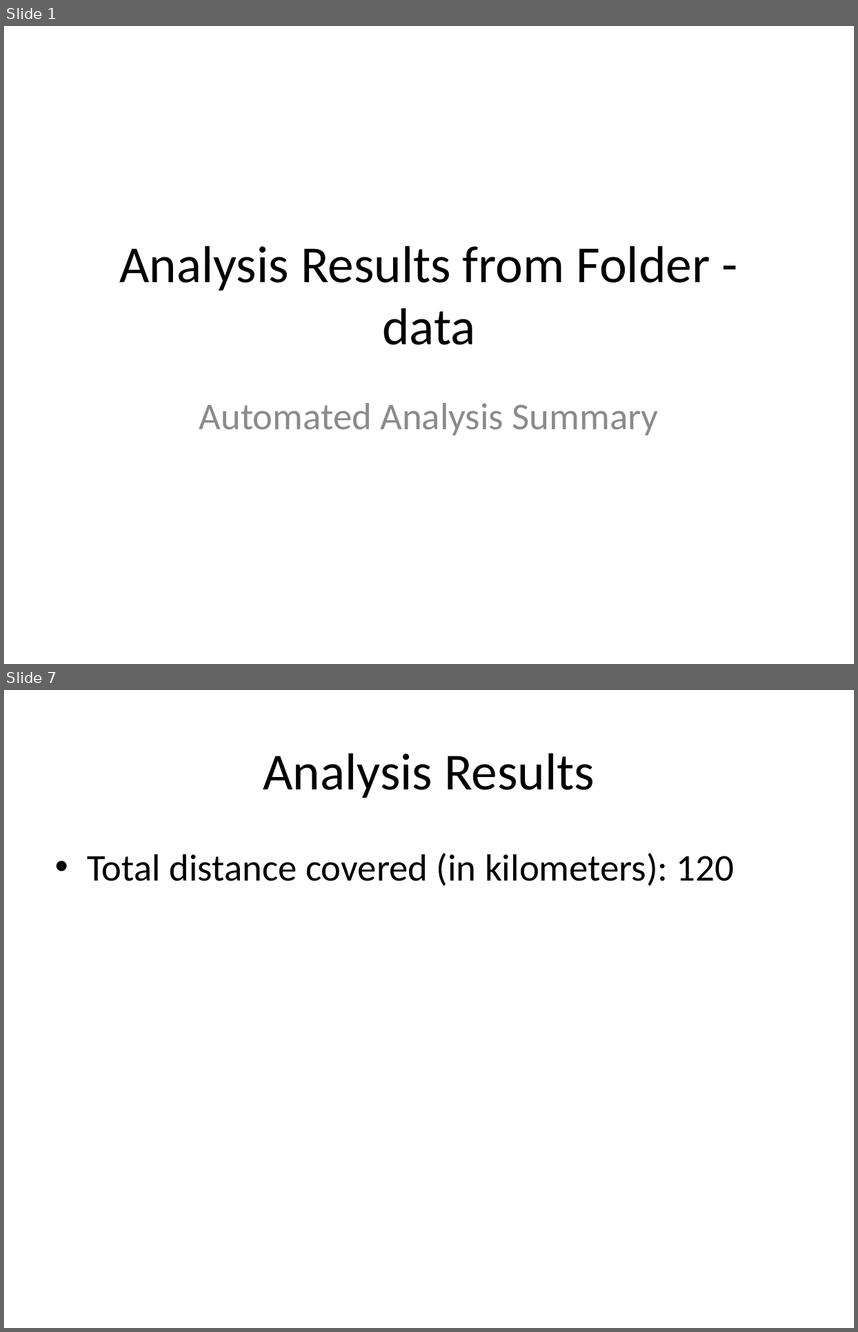
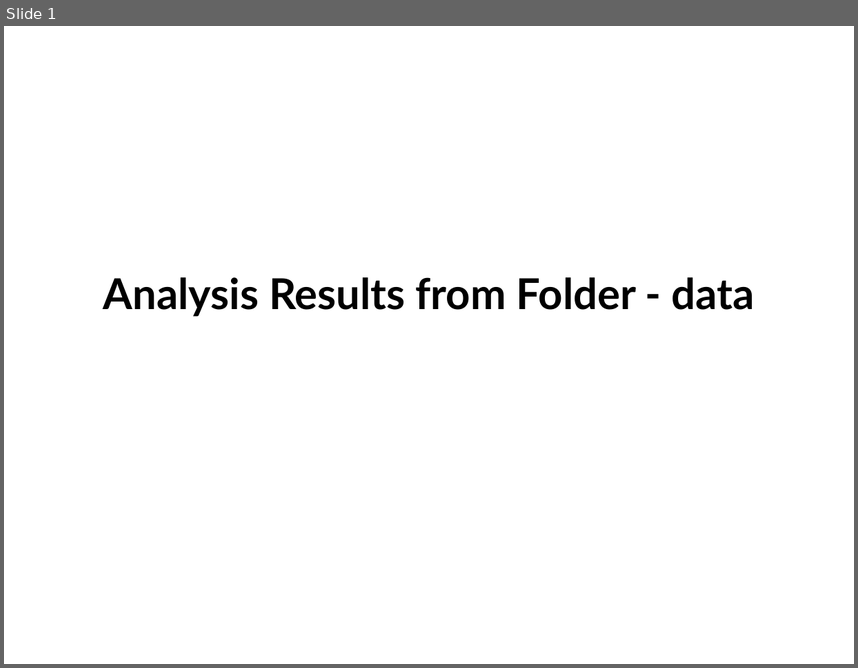
Before and after one commit to annmonrajijames/Automationdashboard, a slide deck: lectrix_internship/work/Automationdashboard/data/analysis_data.pptx. Shown one above the other, each under a label of ours: slides 1 and 7 before the commit, slide 1 after it; the slides between them are not shown. The pictures are 858x1332 and 858x668 pixels, drawn with LibreOffice and Linux fonts; fonts in the diff are those of the drawing. Boxes give left, top, right and bottom in pixels: in the first picture for what was removed or moved away, otherwise in the second. Text is boxed around its words. In the diff, an @@ line names an element or a change of style, - is before the commit and + after.

```diff
--- a/lectrix_internship/work/Automationdashboard/data/analysis_data.pptx
+++ b/lectrix_internship/work/Automationdashboard/data/analysis_data.pptx
@@ slide 7 removed at (4,690,854,1328), background #FFFFFF @@
@@ title removed at (263,753,595,798) @@
-Analysis Results
@@ text removed at (87,853,734,886) @@
-• Total distance covered (in kilometers): 120
@@ slide 1 changed as well @@
@@ title "Analysis Results from Folder - ..." at (103,277,755,316): size 44 to 36 pt, font Calibri to Lato, bold on @@
@@ subtitle removed at (199,403,659,435) @@
-Automated Analysis Summary
```
Also in this commit, not shown: 2 slides added, 9 other slides removed, 1 other file.
